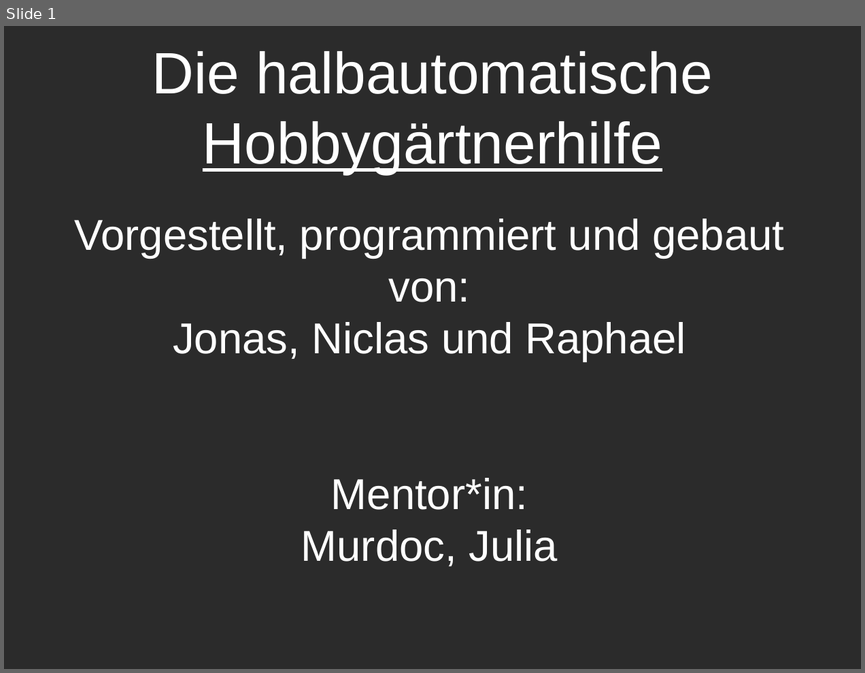
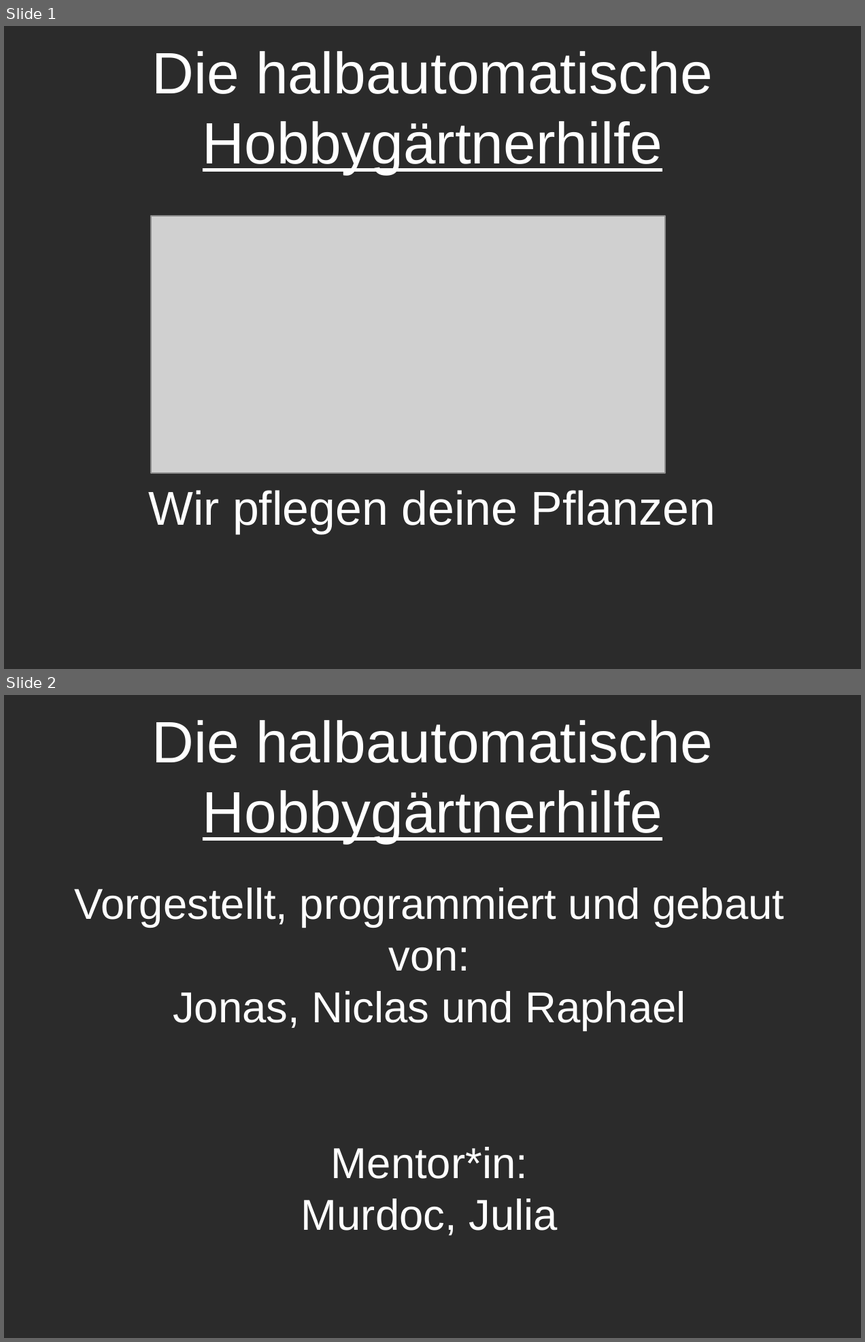
Before and after one commit to Jugendhackt/Halbautomatische_Hobbygaertnerhilfe, a slide deck: Website/Präsentation.odp. Shown one above the other, each under a label of ours: slide 1 before the commit, slides 1 and 2 after it. The pictures are 865x673 and 865x1342 pixels, drawn with LibreOffice and Linux fonts; fonts in the diff are those of the drawing; grey boxes stand for pictures; background and template pictures are left out; a plain dark background stands for a picture behind light text. Boxes give left, top, right and bottom in pixels: in the first picture for what was removed or moved away, otherwise in the second. Text is boxed around its words. In the diff, an @@ line names an element or a change of style, - is before the commit and + after.

```diff
--- a/Website/Präsentation.odp
+++ b/Website/Präsentation.odp
@@ slide 1 added at [4,26,861,669], background picture (left out) @@
@@ title added at [152,51,713,174], 54 pt, text #FFFFFF @@
+Die halbautomatische Hobbygärtnerhilfe
@@ picture added at [151,216,665,473] @@
@@ text added at [148,490,716,533], 44 pt, text #FFFFFF @@
+Wir pflegen deine Pflanzen
@@ what was slide 1 is now slide 2 @@
```
Also in this commit, not shown: 1 slide changed.
